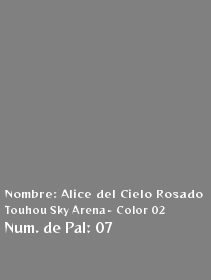
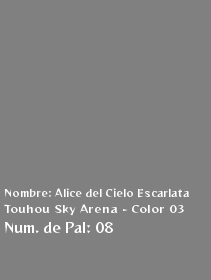
Layer changes from the first 211 x 280 image to the second:
hid group "Alice 07" (1 layers) over box(5, 189, 203, 233)
added group "Alice 08" with 1 layers above "Alice 26" over box(4, 188, 190, 233)
added layer "Nombre: Alice del Cielo Escarl..." in group "Alice 08" over box(4, 188, 190, 233)
